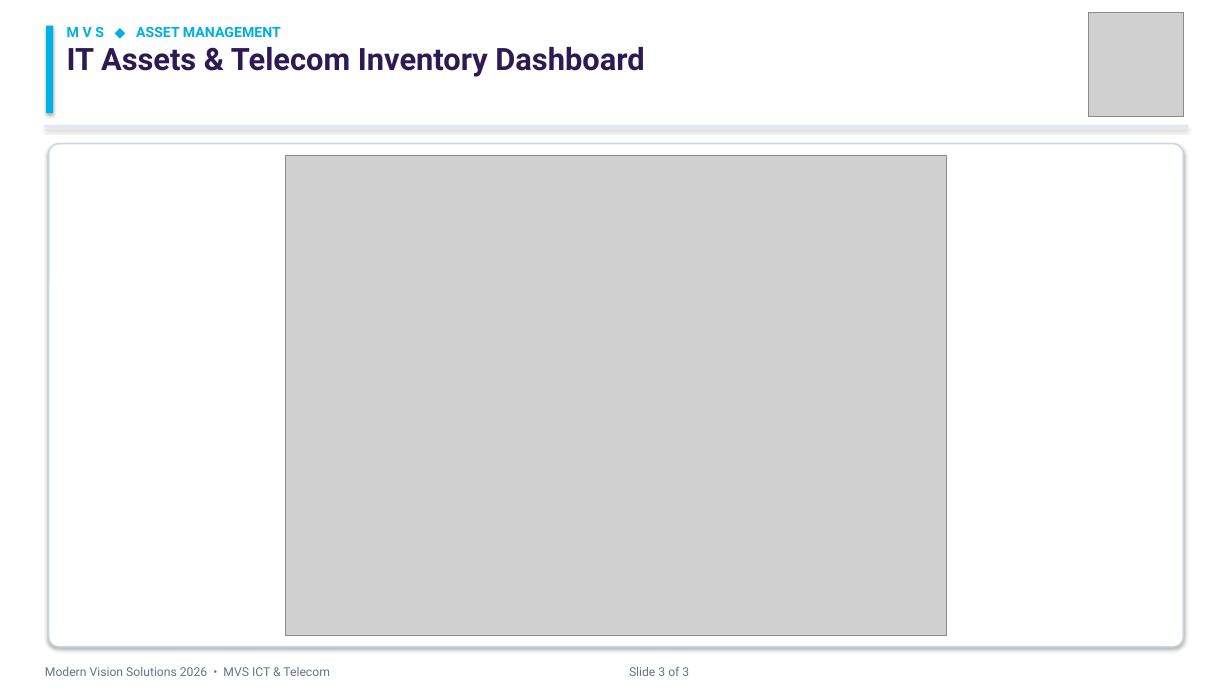
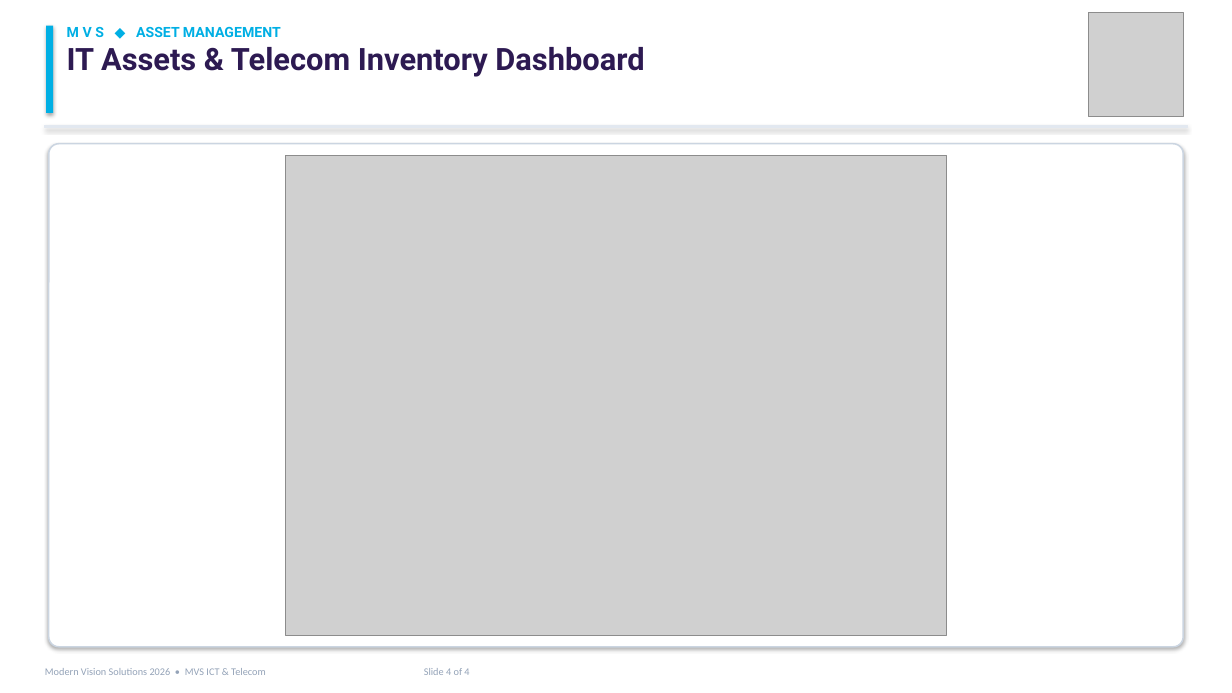
Before and after one commit to danishakbarofficial-create/mvs-portal, a slide deck: slide 4 of Presentation/MVS Weekly Tasks and IT Assets Presentation.pptx (slide 3 before the commit). Drawn at 1232x693 pixels with LibreOffice and Linux fonts; fonts in the diff are those of the drawing; grey boxes stand for pictures. Boxes give left, top, right and bottom in pixels: in the first picture for what was removed or moved away, otherwise in the second. Text is boxed around its words. In the diff, an @@ line names an element or a change of style, - is before the commit and + after.

```diff
--- a/Presentation/MVS Weekly Tasks and IT Assets Presentation.pptx
+++ b/Presentation/MVS Weekly Tasks and IT Assets Presentation.pptx
@@ text at (45, 668, 469, 675): text changed; size 9.5 to 8 pt; font Roboto to Calibri; text colour #64748B to #94A3B8 @@
-Modern Vision Solutions 2026 • MVS ICT & Telecom Slide 3 of 3
+Modern Vision Solutions 2026 • MVS ICT & Telecom Slide 4 of 4
```
Also in this commit, not shown: 2 other slides changed, 1 slide added, 4 other files.
